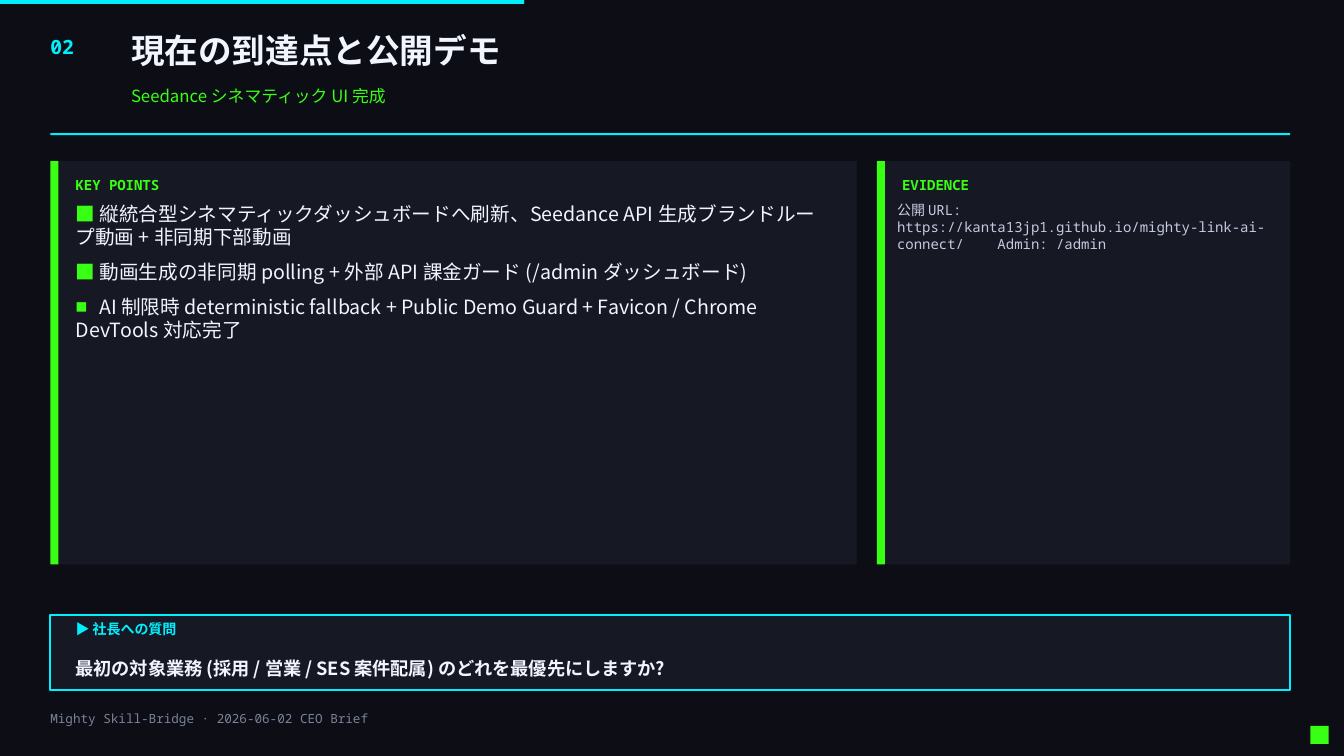
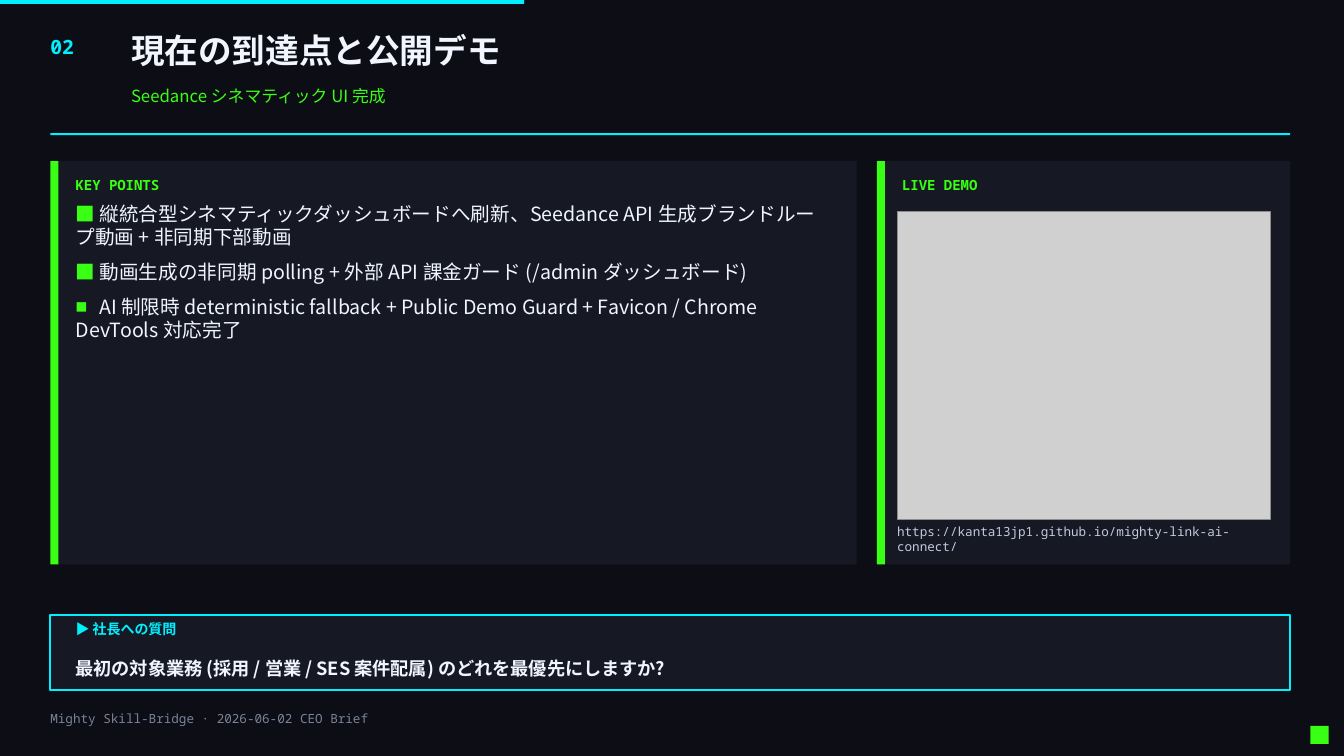
Before and after one commit to kanta13jp1/mighty-link-ai-connect, a slide deck: slide 3 of exports/knowledge_flow/mighty_skill_bridge_ceo_presentation_2026-06-02_branded.pptx. Drawn at 1344x756 pixels with LibreOffice and Linux fonts; fonts in the diff are those of the drawing; grey boxes stand for pictures. Boxes give left, top, right and bottom in pixels: in the first picture for what was removed or moved away, otherwise in the second. Text is boxed around its words. In the diff, an @@ line names an element or a change of style, - is before the commit and + after.

```diff
--- a/exports/knowledge_flow/mighty_skill_bridge_ceo_presentation_2026-06-02_branded.pptx
+++ b/exports/knowledge_flow/mighty_skill_bridge_ceo_presentation_2026-06-02_branded.pptx
@@ text at (x1=902, y1=180, x2=977, y2=190): text changed @@
-EVIDENCE
+LIVE DEMO
@@ picture added at (x1=897, y1=212, x2=1270, y2=519) @@
@@ text at (x1=897, y1=526, x2=1230, y2=551): text changed; size 10 to 9 pt @@
-公開 URL: https://kanta13jp1.github.io/mighty-link-ai-connect/ Admin: /admin
+https://kanta13jp1.github.io/mighty-link-ai-connect/
```
Also in this commit, not shown: 5 other files.
